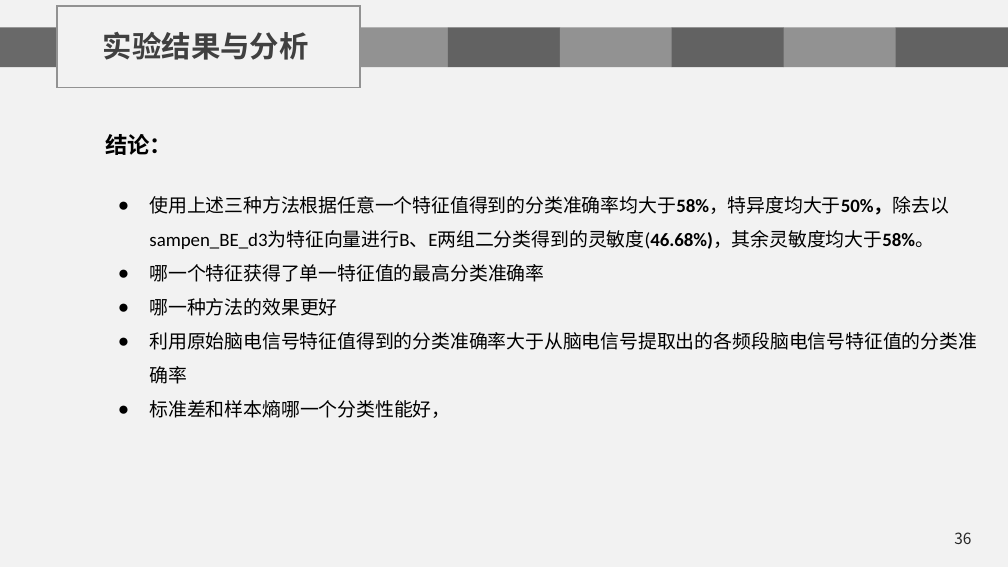
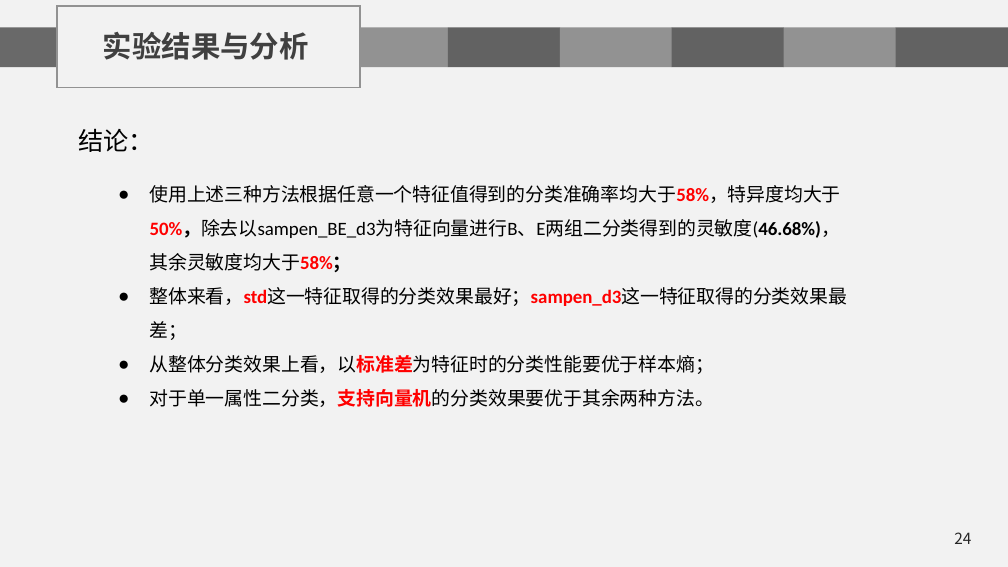
Before and after one commit to chenshuaihua/Graduate, a slide deck: slide 24 of 毕设文件/陈帅华-2016014016-自实1601-中期答辩.pptx (slide 36 before the commit). Drawn at 1008x567 pixels with LibreOffice and Linux fonts; fonts in the diff are those of the drawing; background and template pictures are left out. Boxes give left, top, right and bottom in pixels: in the first picture for what was removed or moved away, otherwise in the second. Text is boxed around its words. In the diff, an @@ line names an element or a change of style, - is before the commit and + after.

```diff
--- a/毕设文件/陈帅华-2016014016-自实1601-中期答辩.pptx
+++ b/毕设文件/陈帅华-2016014016-自实1601-中期答辩.pptx
@@ text "结论：": place and size @@
-text "结论：" at box(105, 134, 172, 155)
+text "结论：" at box(78, 128, 154, 152)
@@ text "结论：" at box(78, 128, 154, 152): size 16 to 18 pt, font Calibri to Times New Roman, bold off @@
@@ text at box(150, 185, 848, 407): text changed @@
-● 使用上述三种方法根据任意一个特征值得到的分类准确率均大于58%，特异度均大于50%，除去以sampen_BE_d3为特征向量进行B、E两组二分类得到的灵敏度(46.68%)，其余灵敏度均大于58%。
-● 哪一个特征获得了单一特征值的最高分类准确率
-● 哪一种方法的效果更好
-● 利用原始脑电信号特征值得到的分类准确率大于从脑电信号提取出的各频段脑电信号特征值的分类准确率
-● 标准差和样本熵哪一个分类性能好，
+● 使用上述三种方法根据任意一个特征值得到的分类准确率均大于58%，特异度均大于50%，除去以sampen_BE_d3为特征向量进行B、E两组二分类得到的灵敏度(46.68%)，其余灵敏度均大于58%；
+● 整体来看，std这一特征取得的分类效果最好；sampen_d3这一特征取得的分类效果最差；
+● 从整体分类效果上看，以标准差为特征时的分类性能要优于样本熵；
+● 对于单一属性二分类，支持向量机的分类效果要优于其余两种方法。
@@ page number at box(954, 532, 971, 544): text changed @@
-36
+24
```
Also in this commit, not shown: 24 other slides changed, 2 slides added, 24 slides removed, 1 other file.
